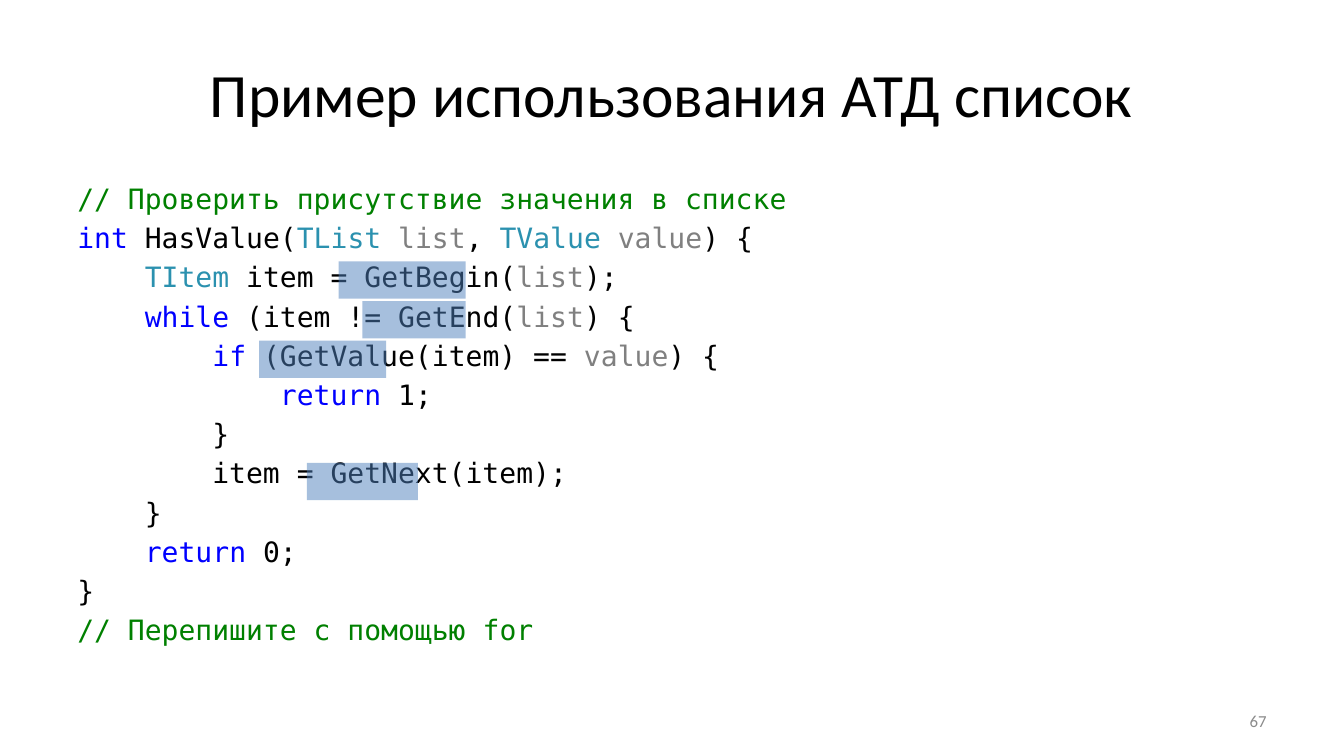
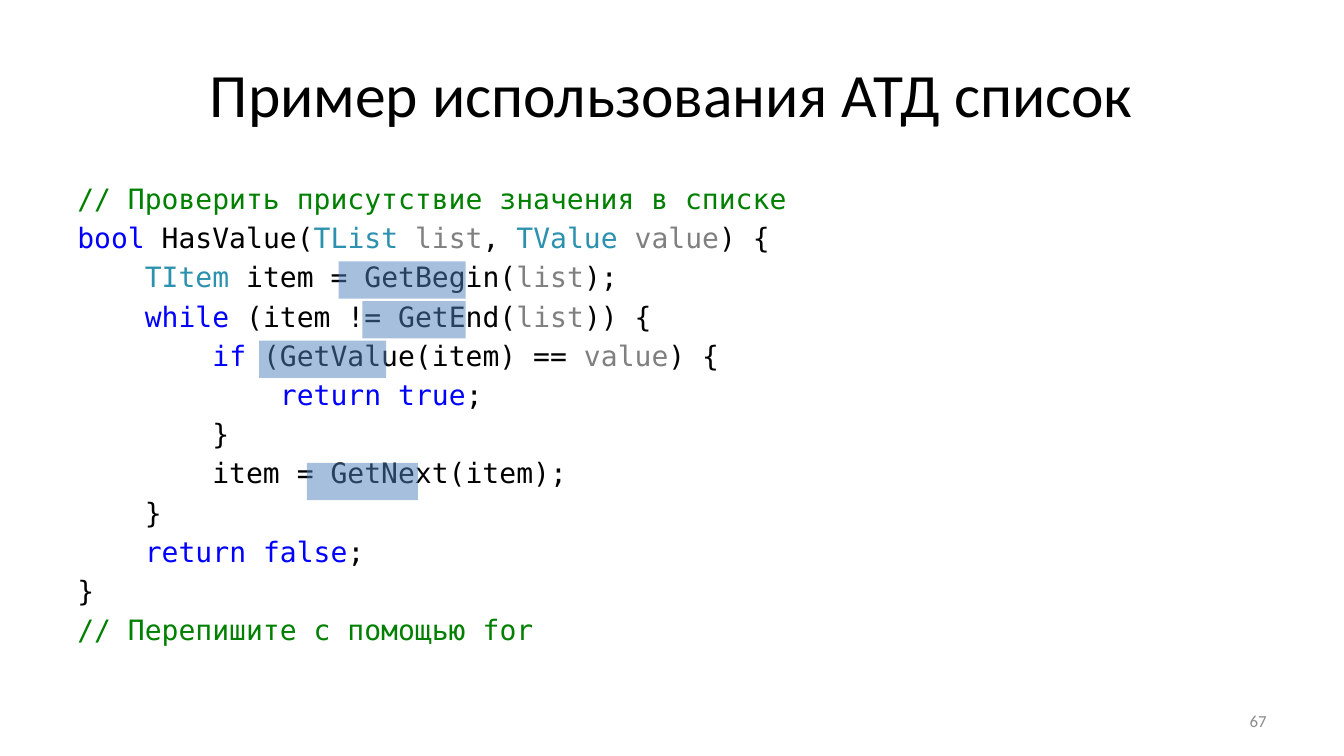
Before and after one commit to Evgueni-Petrov-aka-espetrov/Algorithms-and-Programming-in-C-pptx, a slide deck: slide 67 of 08 Списки.pptx. Drawn at 1344x756 pixels with LibreOffice and Linux fonts; fonts in the diff are those of the drawing. Boxes give left, top, right and bottom in pixels: in the first picture for what was removed or moved away, otherwise in the second. Text is boxed around its words. In the diff, an @@ line names an element or a change of style, - is before the commit and + after.

```diff
--- a/08 Списки.pptx
+++ b/08 Списки.pptx
@@ text at (77, 226, 736, 252): text changed @@
-int HasValue(TList list, TValue value) {
+bool HasValue(TList list, TValue value) {
@@ text at (145, 304, 618, 333): text changed @@
-while (item != GetEnd(list) {
+while (item != GetEnd(list)) {
@@ text at (280, 385, 482, 409): text changed @@
-return 1;
+return true;
@@ text at (145, 540, 364, 566): text changed @@
-return 0;
+return false;
```
Also in this commit, not shown: 8 other slides changed, 11 slides added.
